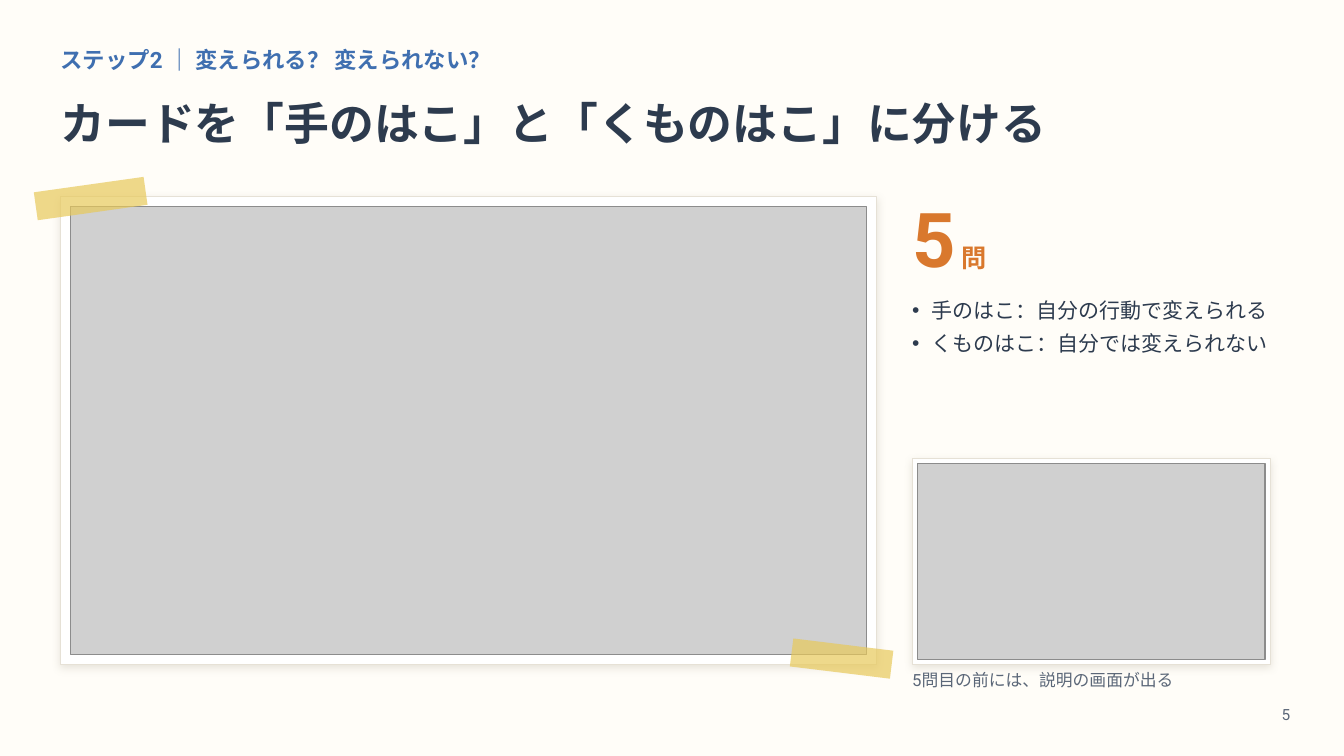
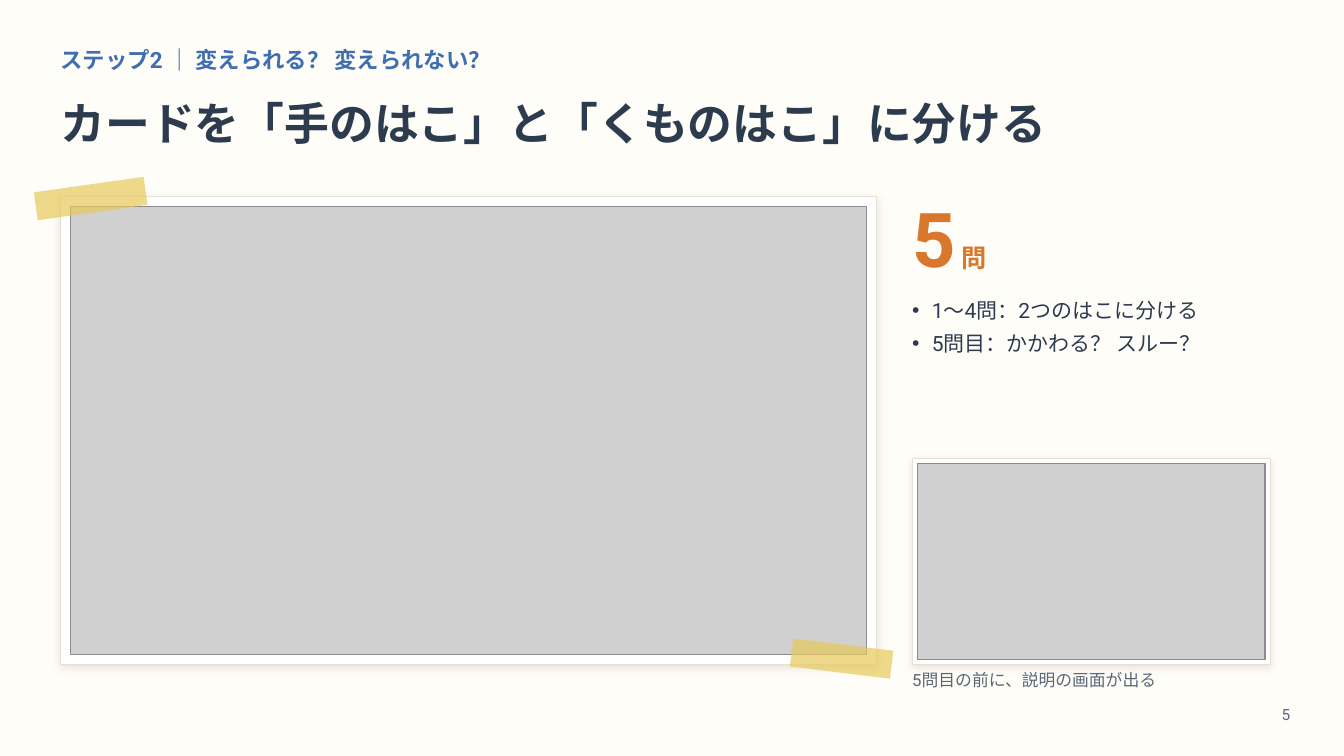
Before and after one commit to bt9784zkgh-arch/01, a slide deck: slide 5 of output/ozora-game/slides.pptx. Drawn at 1344x756 pixels with LibreOffice and Linux fonts; fonts in the diff are those of the drawing; grey boxes stand for pictures. Boxes give left, top, right and bottom in pixels: in the first picture for what was removed or moved away, otherwise in the second. Text is boxed around its words. In the diff, an @@ line names an element or a change of style, - is before the commit and + after.

```diff
--- a/output/ozora-game/slides.pptx
+++ b/output/ozora-game/slides.pptx
@@ text at (932, 301, 1200, 353): text changed @@
-• 手のはこ：自分の行動で変えられる
-• くものはこ：自分では変えられない
+• 1〜4問：2つのはこに分ける
+• 5問目：かかわる？ スルー？
@@ text at (912, 672, 1156, 688): text changed @@
-5問目の前には、説明の画面が出る
+5問目の前に、説明の画面が出る
```
